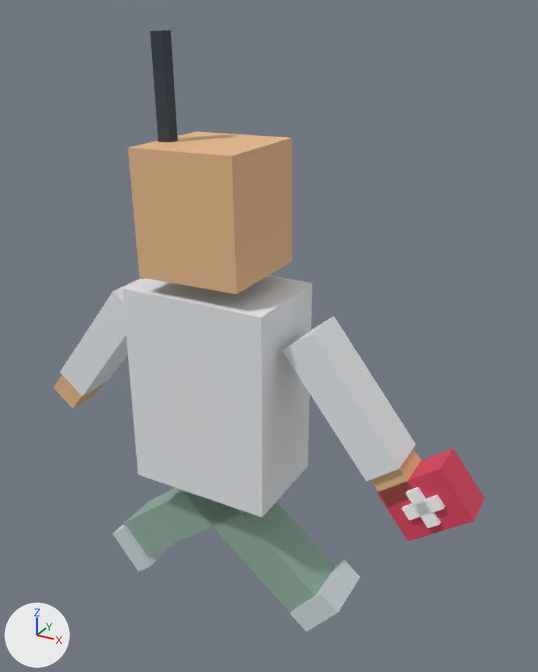
One commit to the glTF model public/assets/actors/sanitaria.gltf: the scene before it, then after it.
Before and after are seen from a 50 mm lens placed at (0.876, -1.353, 1.61), pointed at (0.096, 0.065, 0.901). The axes (+X, +Y, +Z) are drawn at lower left. The lights are the same throughout. The first picture is the older version. Both versions are drawn at frame 4 of the action 'walk'; the numbers are the values there.

Names of what the first picture shows: 'armLMesh', 'armRMesh', 'botiquin', 'esteto', 'handR', 'head', 'legLMesh', 'legRMesh', 'shoeL', 'shoeR', 'torso' and 3 more.
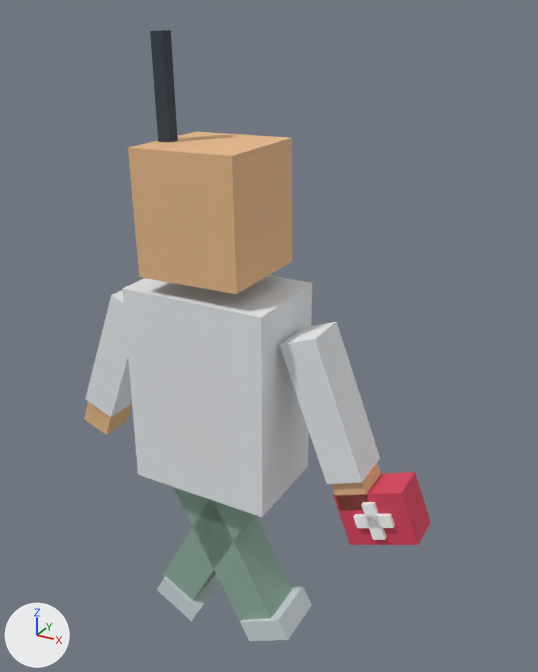
ob_arml is not drawn itself; it is the parent of ob_armlmesh, ob_handl.
ob_armr is not drawn itself; it is the parent of ob_armrmesh, ob_handr, ob_botiquin, ob_cruz_v, ob_cruz_h.
ob_legl is not drawn itself; it is the parent of ob_leglmesh, ob_shoel.
ob_legr is not drawn itself; it is the parent of ob_legrmesh, ob_shoer.

Location of each change, (x1, y1, x2, y2) in pixels of the pictures (538 x 672 px):
'armRMesh', turned
    before: (282, 316, 416, 481)
    after: (280, 321, 380, 484)
'legLMesh', turned
    before: (179, 489, 335, 613)
    after: (173, 487, 292, 622)
'botiquin', turned
    before: (377, 448, 485, 541)
    after: (333, 472, 431, 545)
'legRMesh', turned
    before: (123, 488, 245, 555)
    after: (162, 500, 256, 600)
'armLMesh', turned
    before: (60, 278, 142, 396)
    after: (85, 290, 132, 417)
'shoeL', turned
    before: (290, 560, 360, 632)
    after: (240, 586, 312, 641)
'shoeR', turned
    before: (113, 525, 173, 571)
    after: (157, 574, 222, 621)
'handR', turned
    before: (371, 449, 421, 506)
    after: (331, 463, 381, 511)
'handL', turned
    before: (53, 375, 103, 409)
    after: (84, 402, 132, 435)
'cruz_v', turned
    before: (406, 487, 441, 528)
    after: (361, 502, 386, 540)
'cruz_h', turned
    before: (402, 494, 445, 520)
    after: (353, 514, 395, 528)

The change, as a diff of the scene's bpy script:
```diff
--- a/public/assets/actors/sanitaria.gltf.py
+++ b/public/assets/actors/sanitaria.gltf.py
@@ ob_arml @@
 ob_arml.location = (-0.23, 0.0, 0.44)
-ob_arml.rotation_euler = (0.0, 0.665, 0.0)  # degrees (0, 38, 0)
+ob_arml.rotation_euler = (0.0, 0.369, 0.0)  # degrees (0, 21, 0)
@@ ob_armr @@
 ob_armr.location = (0.23, 0.0, 0.44)
-ob_armr.rotation_euler = (0.0, -0.665, 0.0)  # degrees (0, -38, 0)
+ob_armr.rotation_euler = (0.0, -0.369, 0.0)  # degrees (0, -21, 0)
@@ ob_legl @@
 ob_legl.location = (-0.09, 0.0, 0.02)
-ob_legl.rotation_euler = (0.0, -0.887, 0.0)  # degrees (0, -51, 0)
+ob_legl.rotation_euler = (0.0, -0.492, 0.0)  # degrees (0, -28, 0)
@@ ob_legr @@
 ob_legr.location = (0.09, 0.0, 0.02)
-ob_legr.rotation_euler = (0.0, 0.887, 0.0)  # degrees (0, 51, 0)
+ob_legr.rotation_euler = (0.0, 0.492, 0.0)  # degrees (0, 28, 0)
```
